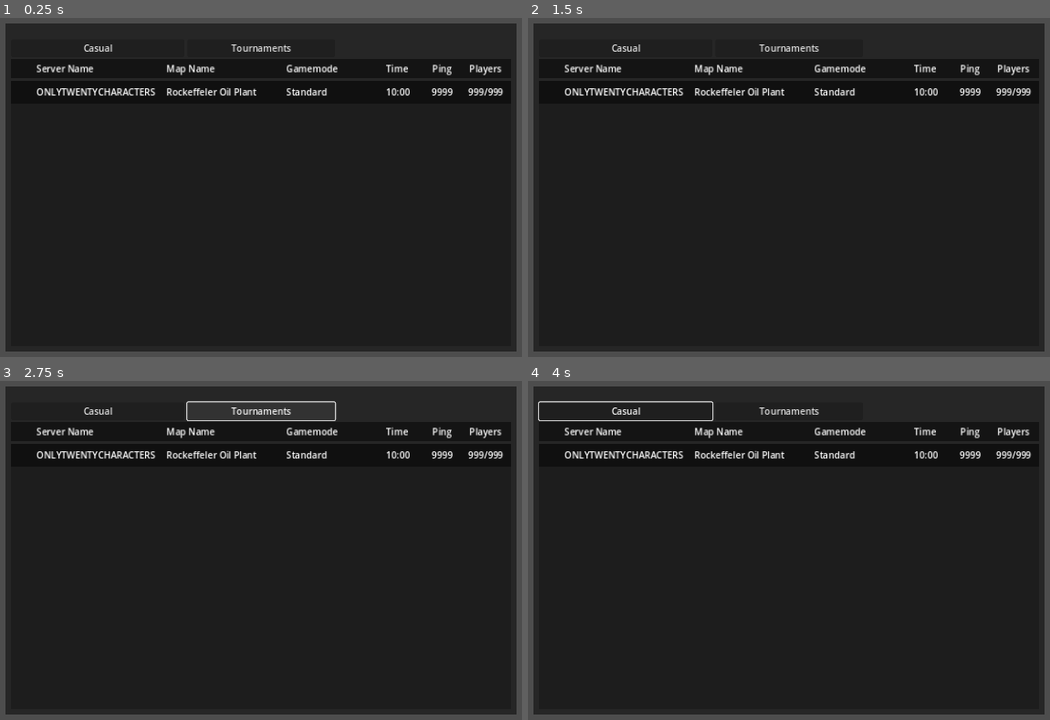
Above: before the commit, frames 1-4 (two rows, left to right).
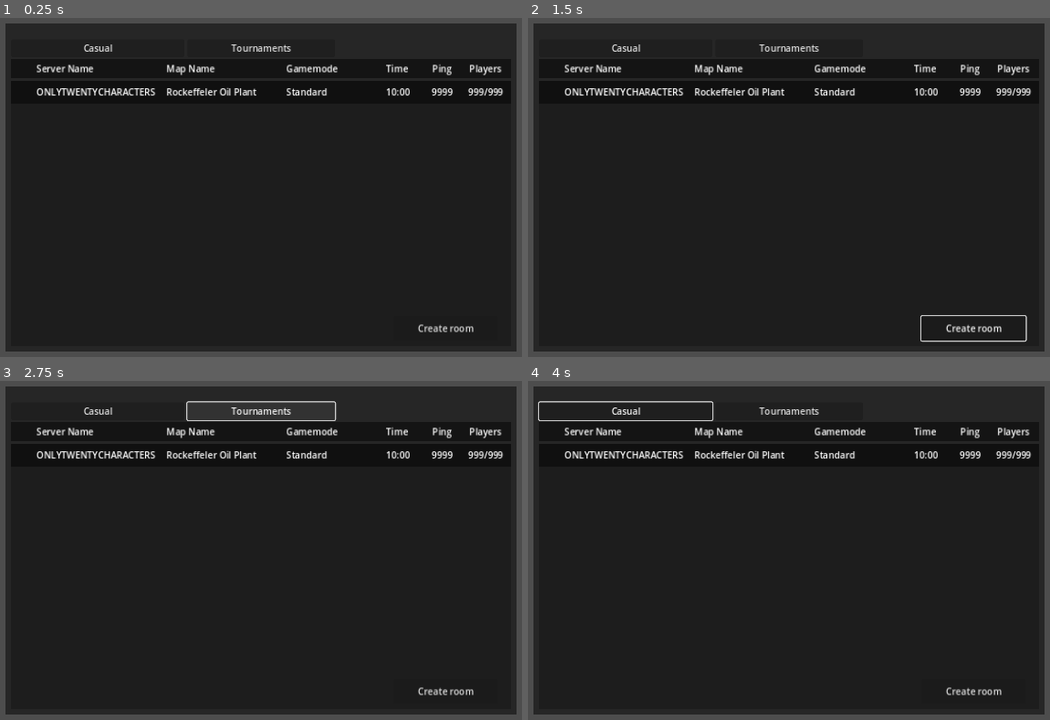
Above: after the commit, the same moments.

Repository: codemonsters/tag-of-war
Game: Godot game, scene res://screens/menu/server_list/server_list.tscn
Same seed, same stepped clock (60 frames per second), same inputs: the game is played once before the commit and once after it. This scene is started directly instead of the project's main scene.
Inputs (mouse positions are in pixels of both pictures, inside the frame that each line leads up to):
- Up to frame 1 (0.25 s): no input
- Up to frame 2 (1.5 s): click (971, 329) at 0.5 s, where only the run after the commit has a clickable "Create room"; click "ONLYTWENTYCHARACTERS" at 1.25 s
- Up to frame 3 (2.75 s): click "Tournaments" at 2 s
- Up to frame 4 (4 s): click "Casual" at 2.75 s; click "ONLYTWENTYCHARACTERS" at 3.5 s

The runs differ from the first frame. In frame 1, 0.1% of the frame differs, in the area x 80-91%, y 90-93%; in frame 2, 0.3%, in the area x 75-96%, y 87-96%; in frame 3, 0.1%; in frame 4, 0.1%.
Error in both runs: Invalid access to property or key 'server_message_received' on a base object of type 'null instance'. (res://screens/menu/server_list/server_list.gd:25)

Commit message:
Arreglos varios

Diff:
--- a/cliente/src/screens/menu/create_game.gd
+++ b/cliente/src/screens/menu/create_game.gd
@@ -40,7 +40,8 @@
 		$CreateGame.visible = false
 		$ChooseMap.visible = true
 	else:
-		var create_room_dict = {"cmd": "create_room", "data": { "name": "room1" }}
+		var room_name = "room1"
+		var create_room_dict = {"cmd": "create_room", "data": {"room_name": room_name}}
 		send_to_server.emit(JSON.stringify(create_room_dict))
 
 
@@ -49,7 +50,7 @@
 		$CreateGame.visible = true
 		$ChooseMap.visible = false
 	else:
-		get_parent().open_window(get_parent().sala_espera)
+		get_parent().change_window(get_parent().server_list)
 
 
 func _on_left_arrow_txt_pressed() -> void:
@@ -86,5 +87,7 @@
 func on_server_message_received(dict: Dictionary):
 	if dict["cmd"] == "create_room":
 		if dict["success"]:
-			print("logged in successfully")
-			get_parent().change_window(get_parent().server_list)
+			print("created room successfully")
+			get_parent().change_window(get_parent().sala_espera_admin)
+		else:
+			print("hola")
--- a/cliente/src/screens/menu/create_game.tscn
+++ b/cliente/src/screens/menu/create_game.tscn
@@ -4,12 +4,11 @@
 [ext_resource type="Texture2D" uid="uid://djidx5o7vdn1v" path="res://assets/test_map_image.webp" id="2_3i8gr"]
 
 [node name="CreateGameScene" type="Control"]
+custom_minimum_size = Vector2(1280, 720)
 layout_mode = 3
-anchors_preset = 15
-anchor_right = 1.0
-anchor_bottom = 1.0
-grow_horizontal = 2
-grow_vertical = 2
+anchors_preset = 0
+offset_right = 1280.0
+offset_bottom = 720.0
 script = ExtResource("1_skxpg")
 
 [node name="ChooseMap" type="Control" parent="."]
--- a/cliente/src/screens/menu/identification.gd
+++ b/cliente/src/screens/menu/identification.gd
@@ -1,6 +1,6 @@
 extends Node2D
 
-var server_list = preload("res://screens/menu/sala_espera_admin.tscn")
+var server_list = preload("res://screens/menu/server_list/server_list.tscn")
 var create_account = preload("res://screens/menu/create_account.tscn")
 var recuperar_contraseña = preload("res://screens/menu/recuperar_contraseña.tscn")
 var connecting_as = "none"
@@ -37,6 +37,7 @@
 	else:
 		connecting_as = "guest"
 		var login_dict = {"cmd":"login", "data": {"username": Guest_username}}
+		#get_parent().change_window(server_list)
 		connect_to_server.emit()
 		await get_tree().create_timer(1).timeout
 		send_to_server.emit(JSON.stringify(login_dict))
--- a/cliente/src/screens/menu/lista_servidores.tscn
+++ b/cliente/src/screens/menu/lista_servidores.tscn
@@ -3,17 +3,11 @@
 [ext_resource type="Script" path="res://screens/menu/lista_servidores.gd" id="1_dq6en"]
 
 [node name="Principal" type="Control"]
-custom_minimum_size = Vector2(1400, 700)
+custom_minimum_size = Vector2(1280, 720)
 layout_mode = 3
-anchors_preset = 15
-anchor_right = 1.0
-anchor_bottom = 1.0
-offset_left = 640.0
-offset_top = 360.0
-offset_right = 640.0
-offset_bottom = 360.0
-grow_horizontal = 2
-grow_vertical = 2
+anchors_preset = 0
+offset_right = 1280.0
+offset_bottom = 720.0
 script = ExtResource("1_dq6en")
 
 [node name="Tabla" type="Control" parent="."]
--- a/cliente/src/screens/menu/menu_main.gd
+++ b/cliente/src/screens/menu/menu_main.gd
@@ -1,10 +1,10 @@
 extends Node2D
 
 var identification = preload("res://screens/menu/identification.tscn")
-var server_list = preload("res://screens/menu/sala_espera_admin.tscn")
+var sala_espera_admin = preload("res://screens/menu/sala_espera_admin.tscn")
 var create_account = preload("res://screens/menu/create_account.tscn")
 var recuperar_contraseña = preload("res://screens/menu/recuperar_contraseña.tscn")
-var lista_servidores = preload("res://screens/menu/server_list/server_list.tscn")
+var server_list = preload("res://screens/menu/server_list/server_list.tscn")
 var create_game = preload("res://screens/menu/create_game.tscn")
 var utilities = Utilities.new()
 
@@ -27,7 +27,7 @@
 	add_child(s)
 	if utilities.object_has_signal(get_node("current_screen"),"connect_to_server"):
 		get_node("current_screen").connect_to_server.connect(on_connect_to_server)
-	if utilities.object_has_signal(get_node("current_screen"),"connect_to_server"):
+	if utilities.object_has_signal(get_node("current_screen"),"send_to_server"):
 		get_node("current_screen").send_to_server.connect(on_send_to_server)
 
 func open_window(scene):
--- a/cliente/src/screens/menu/server_list/server_list.gd
+++ b/cliente/src/screens/menu/server_list/server_list.gd
@@ -34,3 +34,7 @@
 		var lobby_list = dict[""]
 		for lobby in lobby_list:
 			add_lobby(lobby)
+
+
+func _on_create_room_pressed() -> void:
+	get_parent().change_window(get_parent().create_game)
--- a/cliente/src/screens/menu/server_list/server_list.tscn
+++ b/cliente/src/screens/menu/server_list/server_list.tscn
@@ -4,13 +4,11 @@
 [ext_resource type="PackedScene" uid="uid://cu06f8uhhrvym" path="res://screens/menu/server_list/empty_lobby.tscn" id="2_knhi0"]
 
 [node name="Main" type="Control"]
-custom_minimum_size = Vector2(1000, 500)
+custom_minimum_size = Vector2(1280, 720)
 layout_mode = 3
-anchors_preset = 15
-anchor_right = 1.0
-anchor_bottom = 1.0
-grow_horizontal = 2
-grow_vertical = 2
+anchors_preset = 0
+offset_right = 1280.0
+offset_bottom = 720.0
 script = ExtResource("1_hiyl5")
 
 [node name="Table" type="Control" parent="."]
@@ -141,8 +139,9 @@
 anchor_right = 1.0
 anchor_bottom = 1.0
 offset_left = 10.0
+offset_top = 0.200005
 offset_right = -10.0
-offset_bottom = -10.0
+offset_bottom = -64.0
 grow_horizontal = 2
 grow_vertical = 2
 
@@ -182,3 +181,13 @@
 grow_vertical = 2
 text = "Casual
 "
+
+[node name="CreateRoom" type="Button" parent="Table"]
+layout_mode = 0
+offset_left = 680.0
+offset_top = 514.0
+offset_right = 863.0
+offset_bottom = 557.0
+text = "Create room"
+
+[connection signal="pressed" from="Table/CreateRoom" to="." method="_on_create_room_pressed"]
Not shown: 1 places in cliente/src/screens/menu/create_game.tscn that only renumber resources
Not shown, changed: server/modules/requests/process_create_room_request.js
